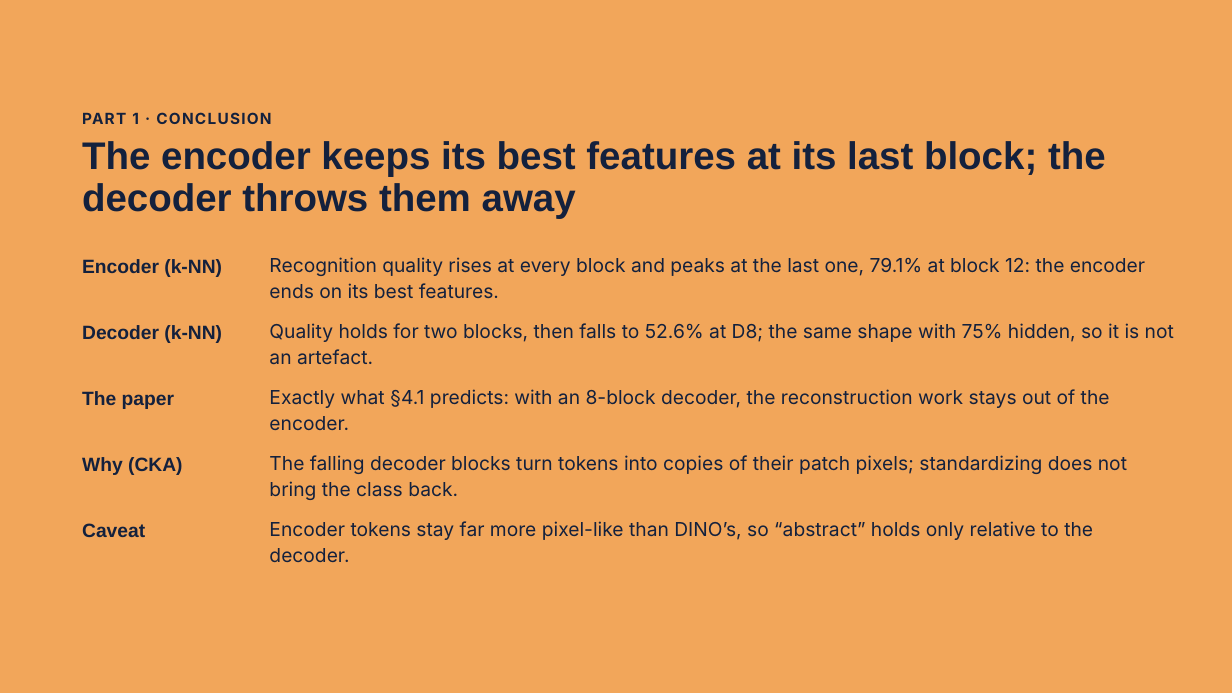
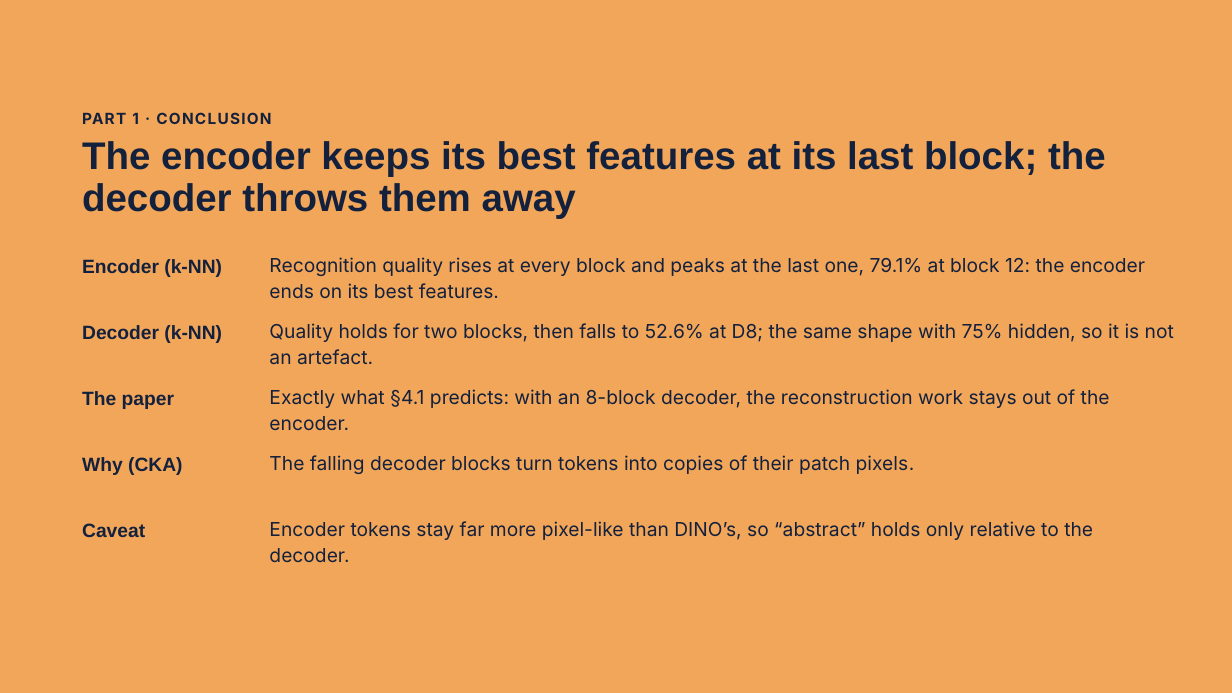
Before and after one commit to dmalynyak/pattern-recognition-uj, a slide deck: slide 7 of task2_final/presentation.pptx (slide 8 before the commit). Drawn at 1232x693 pixels with LibreOffice and Linux fonts; fonts in the diff are those of the drawing. Boxes give left, top, right and bottom in pixels: in the first picture for what was removed or moved away, otherwise in the second. Text is boxed around its words. In the diff, an @@ line names an element or a change of style, - is before the commit and + after.

```diff
--- a/task2_final/presentation.pptx
+++ b/task2_final/presentation.pptx
@@ text at [269, 455, 915, 474]: text changed @@
-The falling decoder blocks turn tokens into copies of their patch pixels; standardizing does not bring the class back.
+The falling decoder blocks turn tokens into copies of their patch pixels.
```
Also in this commit, not shown: 1 other slide changed, 1 slide removed.
